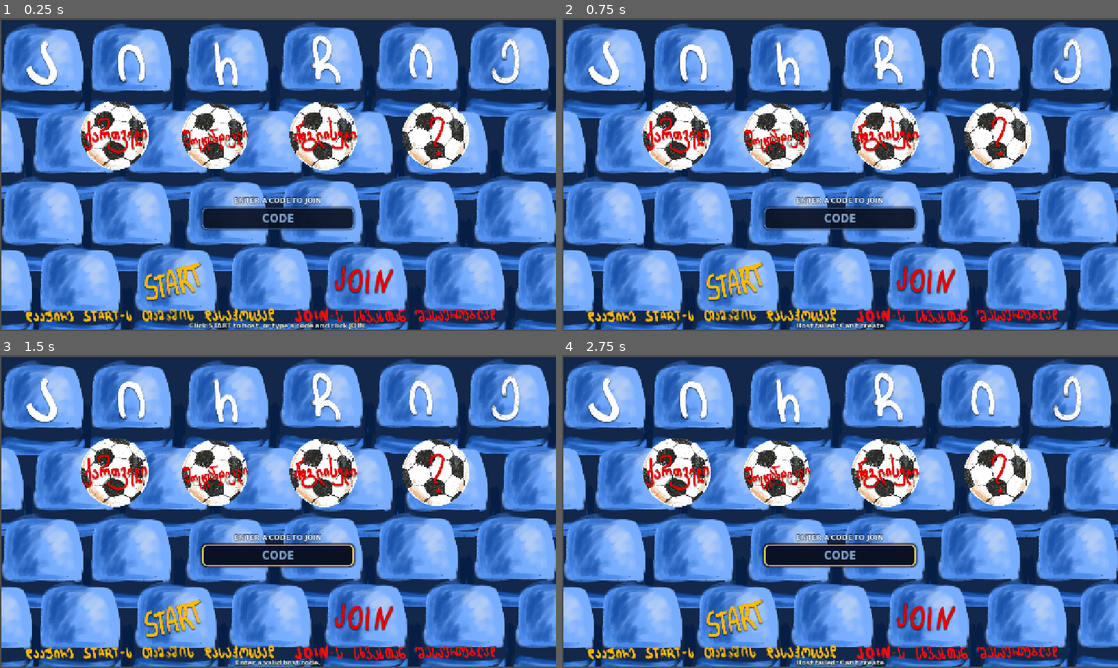
Above: before the commit, frames 1-4 (two rows, left to right).
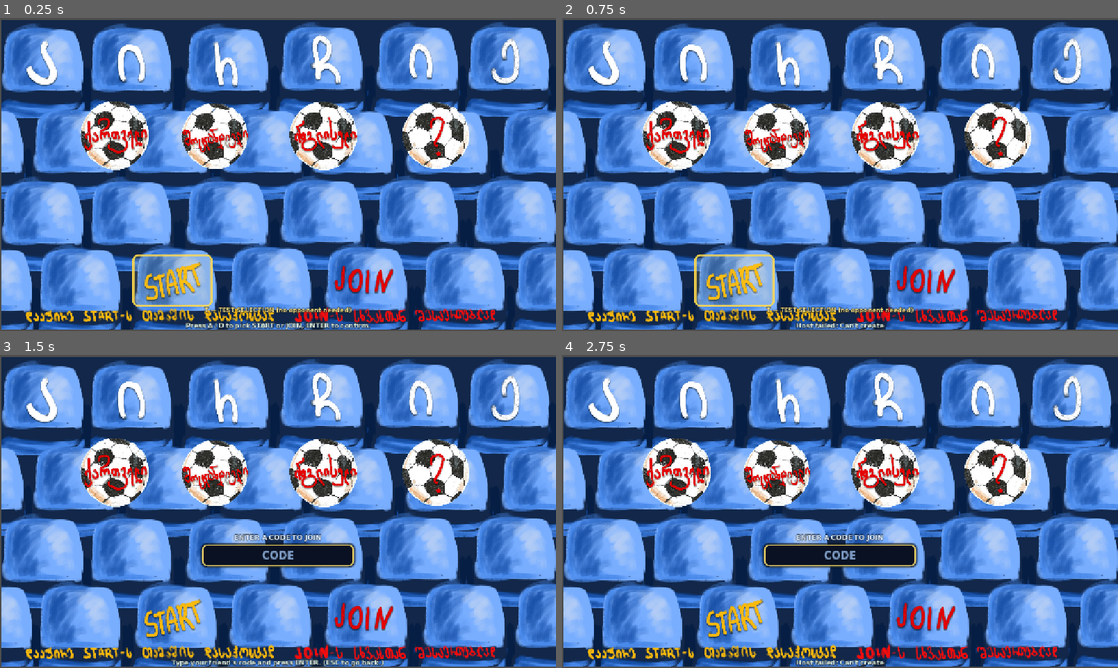
Above: after the commit, the same moments.

Repository: lukalklikadze/fighting-game
Game: Godot game, scene res://starter_2.tscn
Two runs of this game, one before a commit and one after it. Both use one fixed random seed, a clock stepped at 60 frames per second and the inputs below.
Inputs (mouse positions are in pixels of both pictures, inside the frame that each line leads up to):
- Up to frame 1 (0.25 s): no input
- Up to frame 2 (0.75 s): click (734, 280) at 0.52 s
- Up to frame 3 (1.5 s): click (350, 614) at 1.27 s
- Up to frame 4 (2.75 s): click (734, 617) at 2.02 s

The runs differ from the first frame. In frame 1, 4.0% of the frame differs, in the area x 23-67%, y 57-100%; in frame 2, 3.5%; in frame 3, 0.6%; in frame 4, nothing differs.

Commit message:
Keyboard-driven lobby flow + solo selection test mode
- START/JOIN chosen with A/D + ENTER (visible focus box); mouse still works.
- JOIN now routes to the code text bar first; type code + ENTER to connect,
  ESC backs out. Selection unlocks only once connected.
- START hosts and shows the share code, selection locked until P2 joins.
- New T = test mode: unlocks the selection screen solo with a mock opponent
  to preview how it looks; never starts a real fight.

Co-Authored-By: Claude Opus 4.8 <noreply@anthropic.com>

Diff:
--- a/scenes/scripts/starter_2.gd
+++ b/scenes/scripts/starter_2.gd
@@ -1,12 +1,17 @@
 extends Node2D
 ## Online start screen.
 ##
-## Highlight one of four footballs with Left/Right arrows, then press Enter to
-## CHOOSE it — only then does the matching fighter PNG appear on CharacterDisplay.
-## Click START to host (a share code is shown) or type a friend's code and click
-## JOIN. Once connected, each player's choice is sent to the other and shown on
-## OpponentDisplay. Drag CharacterDisplay / OpponentDisplay in the editor to place
-## where each fighter appears — the script only swaps their textures.
+## Keyboard-driven flow:
+##   * Menu:   A / D move between START and JOIN, ENTER confirms. T = test mode.
+##   * START:  host a game, show a share code, wait for Player 2 (selection stays
+##             locked until they join).
+##   * JOIN:   jump to the code text bar; type a friend's code and press ENTER.
+##             Selection unlocks once you're connected.
+##   * SELECT: A / D highlight one of the four footballs, ENTER chooses it.
+##   * TEST:   unlock the selection screen solo (mock opponent) just to preview
+##             how it looks -- never starts a real fight.
+## Drag CharacterDisplay / OpponentDisplay in the editor to place where each
+## fighter appears -- the script only swaps their textures.
 
 const LAN_PORT := 7777
 const JOIN_CODE_ALPHABET := "ABCDEFGHJKLMNPQRSTUVWXYZ23456789"
@@ -24,6 +29,13 @@
 
 const MENU_FONT: FontFile = preload("res://assets/fonts/NotoSansGeorgian-Black.ttf")
 
+# Hit areas over the baked-in START / JOIN words (also used to place the focus box).
+const START_RECT := Rect2(317, 556, 160, 96)
+const JOIN_RECT := Rect2(750, 561, 120, 80)
+
+# High-level state of the lobby.
+enum Menu { CHOICES, CODE_ENTRY, WAIT, SELECT }
+
 @onready var _character_display: Sprite2D = $CharacterDisplay
 @onready var _opponent_display: Sprite2D = $OpponentDisplay
 
@@ -35,9 +47,15 @@
 var _starting := false
 var _selection_enabled := false
 
+var _menu := Menu.CHOICES
+var _menu_index := 0   # 0 = START, 1 = JOIN
+var _test_mode := false
+
 var _code_edit: LineEdit
 var _code_label: Label
 var _status_label: Label
+var _test_hint: Label
+var _menu_highlight: Panel
 var _start_button: Button
 var _join_button: Button
 
@@ -59,38 +77,114 @@
 	_build_ui()
 	_connect_multiplayer_signals()
 	_update_highlight()
-	_set_status("Click START to host, or type a code and click JOIN.")
+	_show_choices()
 
 
 func _process(delta: float) -> void:
 	_process_join_timeout(delta)
 
 
-# ── Ball selection ───────────────────────────────────────────────────────────
+# ── Input ──────────────────────────────────────────────────────────────────
 
 func _unhandled_input(event: InputEvent) -> void:
-	# Selection is locked until both players are connected.
+	# While typing a code, let the field handle keys (ESC backs out).
+	if _code_edit != null and _code_edit.has_focus():
+		if event.is_action_pressed("ui_cancel"):
+			_code_edit.release_focus()
+			_show_choices()
+		return
+	match _menu:
+		Menu.CHOICES:
+			_menu_input(event)
+		Menu.SELECT:
+			_select_input(event)
+		_:
+			pass  # WAIT / CODE_ENTRY: nothing to navigate yet
+
+
+func _menu_input(event: InputEvent) -> void:
+	if _key_left(event):
+		_menu_index = 0
+		_update_menu_highlight()
+	elif _key_right(event):
+		_menu_index = 1
+		_update_menu_highlight()
+	elif event.is_action_pressed("ui_accept"):
+		_activate_menu()
+	elif _key_pressed(event, KEY_T):
+		_enter_test_mode()
+
+
+func _select_input(event: InputEvent) -> void:
 	if not _selection_enabled:
 		return
-	if _code_edit != null and _code_edit.has_focus():
-		return
-	if event.is_action_pressed("ui_right"):
+	if _key_right(event):
 		_selected = (_selected + 1) % BALL_ORDER.size()
 		_update_highlight()
-	elif event.is_action_pressed("ui_left"):
+	elif _key_left(event):
 		_selected = (_selected - 1 + BALL_ORDER.size()) % BALL_ORDER.size()
 		_update_highlight()
 	elif event.is_action_pressed("ui_accept"):
 		_choose(_selected)
 
 
+func _activate_menu() -> void:
+	if _menu_index == 0:
+		_activate_start()
+	else:
+		_activate_join()
+
+
+func _key_left(event: InputEvent) -> bool:
+	return event.is_action_pressed("ui_left") or _key_pressed(event, KEY_A)
+
+
+func _key_right(event: InputEvent) -> bool:
+	return event.is_action_pressed("ui_right") or _key_pressed(event, KEY_D)
+
+
+func _key_pressed(event: InputEvent, code: int) -> bool:
+	return event is InputEventKey and event.pressed and not event.echo and event.keycode == code
+
+
+# ── Menu actions ─────────────────────────────────────────────────────────────
+
+func _activate_start() -> void:
+	_host_game()
+
+
+func _activate_join() -> void:
+	_menu = Menu.CODE_ENTRY
+	_apply_menu_visibility()
+	_code_label.text = "ENTER A CODE TO JOIN"
+	_code_edit.editable = true
+	_code_edit.text = ""
+	_code_edit.grab_focus()
+	_set_status("Type your friend's code and press ENTER. (ESC to go back.)")
+
+
+func _enter_test_mode() -> void:
+	# Preview the selection screen solo -- no networking, never starts a fight.
+	_test_mode = true
+	_menu = Menu.SELECT
+	_apply_menu_visibility()
+	# Show a mock opponent so the screen looks complete.
+	_opp_chosen = 1
+	_opponent_display.texture = CHAR_TEXTURES[BALL_ORDER[_opp_chosen]]
+	_opponent_display.visible = true
+	_set_selection_enabled(true)
+	_set_status("TEST MODE — A / D to move, ENTER to pick. (Preview only, no real opponent.)")
+
+
+# ── Ball selection ───────────────────────────────────────────────────────────
+
 func _set_selection_enabled(enabled: bool) -> void:
 	_selection_enabled = enabled
 	_update_highlight()
 
 
 func _update_highlight() -> void:
-	# Before both players are in, the balls sit neutral and no fighter is shown.
+	# Before selection is unlocked, the balls sit neutral and no fighter is shown.
 	if not _selection_enabled:
 		for ball_name in BALL_ORDER:
 			_balls[ball_name].scale = _base_scale[ball_name]
@@ -113,10 +207,13 @@
 
 func _choose(index: int) -> void:
 	_chosen = index
+	# Tell the other player which fighter we picked.
+	if _hosting_active or _connected_as_client:
+		_rpc_set_opponent_choice.rpc(index)
+	if _test_mode:
+		_set_status("TEST: you picked %s. (Preview only — no fight starts.)" % BALL_ORDER[index])
+		return
 	_set_status("You picked %s — waiting for both to choose..." % BALL_ORDER[index])
-	# Tell the other player which fighter we picked.
-	if multiplayer.has_multiplayer_peer():
-		_rpc_set_opponent_choice.rpc(index)
 	_maybe_start()
 
 
@@ -132,7 +229,7 @@
 # Once BOTH players have picked, the host launches the fight, carrying both
 # choices + the live connection into the fight scene.
 func _maybe_start() -> void:
-	if _starting or not multiplayer.is_server():
+	if _starting or _test_mode or not _hosting_active:
 		return
 	if _chosen < 0 or _opp_chosen < 0:
 		return
@@ -140,8 +237,7 @@
 	_set_status("Starting fight...")
 	var host_key: String = BALL_ORDER[_chosen]       # host = Player 1
 	var client_key: String = BALL_ORDER[_opp_chosen] # client = Player 2
-	if multiplayer.has_multiplayer_peer():
-		_rpc_goto_fight.rpc(host_key, client_key, _client_peer_id)
+	_rpc_goto_fight.rpc(host_key, client_key, _client_peer_id)
 	_goto_fight(host_key, client_key, _client_peer_id)
 
 
@@ -169,6 +265,17 @@
 func _build_ui() -> void:
 	var layer := CanvasLayer.new()
 	add_child(layer)
+
+	# Focus box that sits over START / JOIN while in the menu.
+	_menu_highlight = Panel.new()
+	var hl_style := StyleBoxFlat.new()
+	hl_style.bg_color = Color(1.0, 0.85, 0.30, 0.12)
+	hl_style.border_color = Color(1.0, 0.85, 0.30, 0.95)
+	hl_style.set_border_width_all(4)
+	hl_style.set_corner_radius_all(12)
+	_menu_highlight.add_theme_stylebox_override("panel", hl_style)
+	_menu_highlight.mouse_filter = Control.MOUSE_FILTER_IGNORE
+	layer.add_child(_menu_highlight)
 
 	_code_label = _make_label("ENTER A CODE TO JOIN", 16, Color(0.88, 0.94, 1.0, 1.0))
 	_code_label.horizontal_alignment = HORIZONTAL_ALIGNMENT_CENTER
@@ -192,14 +299,20 @@
 	_code_edit.text_submitted.connect(func(_t): _join_game())
 	layer.add_child(_code_edit)
 
-	# Invisible hit areas over the baked-in START / JOIN words.
-	_start_button = _make_overlay_button(Rect2(317, 556, 160, 96))
-	_start_button.pressed.connect(_host_game)
+	# Invisible hit areas over the baked-in START / JOIN words (mouse still works).
+	_start_button = _make_overlay_button(START_RECT)
+	_start_button.pressed.connect(_activate_start)
 	layer.add_child(_start_button)
 
-	_join_button = _make_overlay_button(Rect2(750, 561, 120, 80))
-	_join_button.pressed.connect(_join_game)
+	_join_button = _make_overlay_button(JOIN_RECT)
+	_join_button.pressed.connect(_activate_join)
 	layer.add_child(_join_button)
+
+	_test_hint = _make_label("T — TEST SELECTION (no opponent needed)", 14, Color(1.0, 0.92, 0.55, 0.95))
+	_test_hint.horizontal_alignment = HORIZONTAL_ALIGNMENT_CENTER
+	_test_hint.position = Vector2(290, 662)
+	_test_hint.size = Vector2(700, 22)
+	layer.add_child(_test_hint)
 
 	_status_label = _make_label("", 15, Color(0.85, 0.92, 0.88, 1.0))
 	_status_label.horizontal_alignment = HORIZONTAL_ALIGNMENT_CENTER
@@ -207,6 +320,36 @@
 	_status_label.position = Vector2(90, 696)
 	_status_label.size = Vector2(1100, 22)
 	layer.add_child(_status_label)
+
+
+func _show_choices() -> void:
+	_menu = Menu.CHOICES
+	_menu_index = 0
+	_apply_menu_visibility()
+	_update_menu_highlight()
+	_set_status("Press A / D to pick START or JOIN, ENTER to confirm.")
+
+
+func _apply_menu_visibility() -> void:
+	var in_choices := _menu == Menu.CHOICES
+	var entering_code := _menu == Menu.CODE_ENTRY
+	var hosting_wait := _menu == Menu.WAIT
+	if _menu_highlight != null:
+		_menu_highlight.visible = in_choices
+	if _test_hint != null:
+		_test_hint.visible = in_choices
+	if _code_label != null:
+		_code_label.visible = entering_code or hosting_wait
+	if _code_edit != null:
+		_code_edit.visible = entering_code or hosting_wait
+
+
+func _update_menu_highlight() -> void:
+	if _menu_highlight == null:
+		return
+	var r := START_RECT if _menu_index == 0 else JOIN_RECT
+	_menu_highlight.position = r.position - Vector2(12, 12)
+	_menu_highlight.size = r.size + Vector2(24, 24)
 
 
 func _field_style(focused: bool) -> StyleBoxFlat:
@@ -281,10 +424,13 @@
 	multiplayer.multiplayer_peer = peer
 	_hosting_active = true
 	_connected_as_client = false
+	_menu = Menu.WAIT
+	_apply_menu_visibility()
 	var code := _ip_to_join_code(_guess_lan_ip())
+	_code_edit.editable = false
 	_code_edit.text = code
 	_code_label.text = "გააზიარე კოდი"
-	_set_status("")
+	_set_status("Share this code. Waiting for Player 2 to join...")
 	_refresh_lobby_controls()
 
 
@@ -301,6 +447,7 @@
 		_set_status("Join failed: %s" % error_string(error))
 		return
 	multiplayer.multiplayer_peer = peer
+	_code_edit.release_focus()
 	_pending_join_ip = host_ip
 	_join_timeout_timer = JOIN_TIMEOUT_TIME
 	_set_status("Joining %s..." % host_ip)
@@ -333,14 +480,17 @@
 	if _join_timeout_timer <= 0.0:
 		var failed_ip := _pending_join_ip
 		_close_multiplayer_peer()
+		_show_choices()
 		_set_status("Join timed out to %s. Check the code, WiFi and firewall (UDP %d)." % [failed_ip, LAN_PORT])
 
 
 func _on_peer_connected(peer_id: int) -> void:
 	if multiplayer.is_server():
 		_client_peer_id = peer_id
+		_menu = Menu.SELECT
+		_apply_menu_visibility()
 		_code_label.text = "PLAYER 2 CONNECTED"
-		_set_status("Both players in — pick your fighter!")
+		_set_status("Both players in — pick your fighter! (A / D, ENTER)")
 		_set_selection_enabled(true)
 		_send_choice_to(peer_id)
 
@@ -350,6 +500,8 @@
 		_client_peer_id = 0
 		_opponent_display.visible = false
 		_set_selection_enabled(false)
+		_menu = Menu.WAIT
+		_apply_menu_visibility()
 		_set_status("Player 2 disconnected. Waiting for another player.")
 
 
@@ -358,8 +510,10 @@
 	_hosting_active = false
 	_join_timeout_timer = 0.0
 	_pending_join_ip = ""
+	_menu = Menu.SELECT
+	_apply_menu_visibility()
 	_code_label.text = "CONNECTED AS PLAYER 2"
-	_set_status("Both players in — pick your fighter!")
+	_set_status("Both players in — pick your fighter! (A / D, ENTER)")
 	_refresh_lobby_controls()
 	_set_selection_enabled(true)
 	_send_choice_to(1)
@@ -367,6 +521,7 @@
 
 func _on_connection_failed() -> void:
 	_close_multiplayer_peer()
+	_show_choices()
 	_set_status("Connection failed. Check the code, WiFi and firewall (UDP %d)." % LAN_PORT)
 
 
@@ -374,6 +529,7 @@
 	_close_multiplayer_peer()
 	_opponent_display.visible = false
 	_set_selection_enabled(false)
+	_show_choices()
 	_set_status("Disconnected from host.")
 
 
